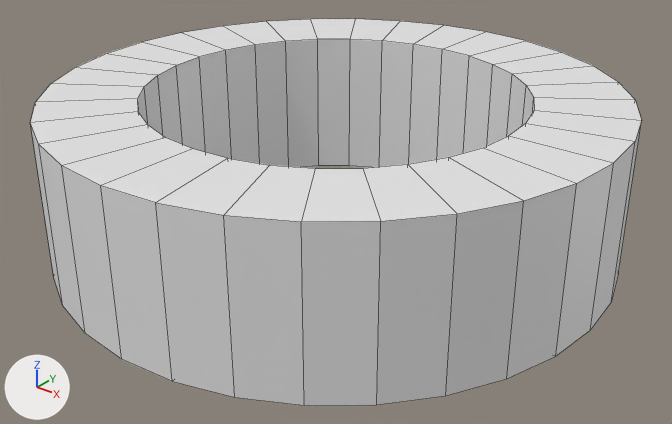
The FBX model Assets/Prefabs/Environment/elevator_silo.fbx, before and after one commit.
One viewpoint serves both versions: a 50 mm lens placed at (57.1, -71.3, 42.6), pointed at (1.3, -1.6, -0.7). Arrows for +X, +Y and +Z are at lower left; the lights stay in place. Mesh edges are drawn as thin lines.

Objects in the first picture: 'Silo'.
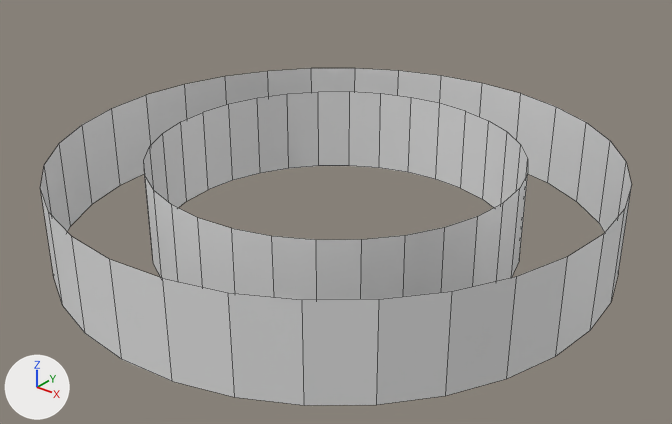
The newer file is also turned or shifted as a whole; pictures and numbers use the older file's frame.

Pixel boxes [x1, y1, x2, y2] of what changed, in the pictures (672 x 424 px):
'Silo', reshaped (13% shorter)
    before: [30, 19, 641, 405]
    after: [40, 68, 632, 405]
part 1 of me_cylinder_001, cut back
    before: [30, 19, 641, 222]

The edits, one by one:
me_cylinder_001 is used by ob_silo; location (0.0, 0.0, 0.0).
me_cylinder_001 had 128 vertices, 128 faces and spanned x -30.0..30.0, y -30.0..30.0, z -4.7..12.0.
me_cylinder_001 now has 128 vertices, 64 faces and spans x -30.0..30.0, y -30.0..30.0, z -4.7..5.3.
Part 1, on me_cylinder_001:
64 faces are deleted.
64 vertices in x -30.0..30.0, y -30.0..30.0, z 12.0 move by (0.0, 0.0, -6.7).
